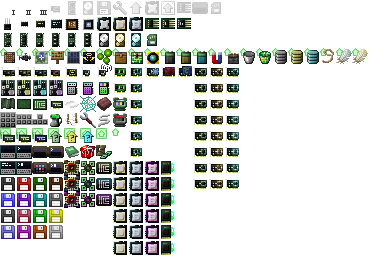
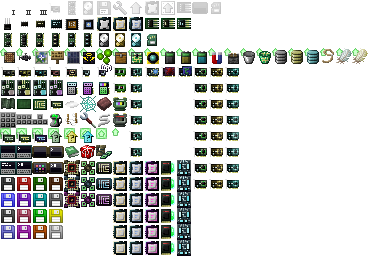
Layered file, before and after one edit (384x256). Changes by layer:
painted on "items" (2nd of 2, in "items") over <box>177,160,191,256</box>
